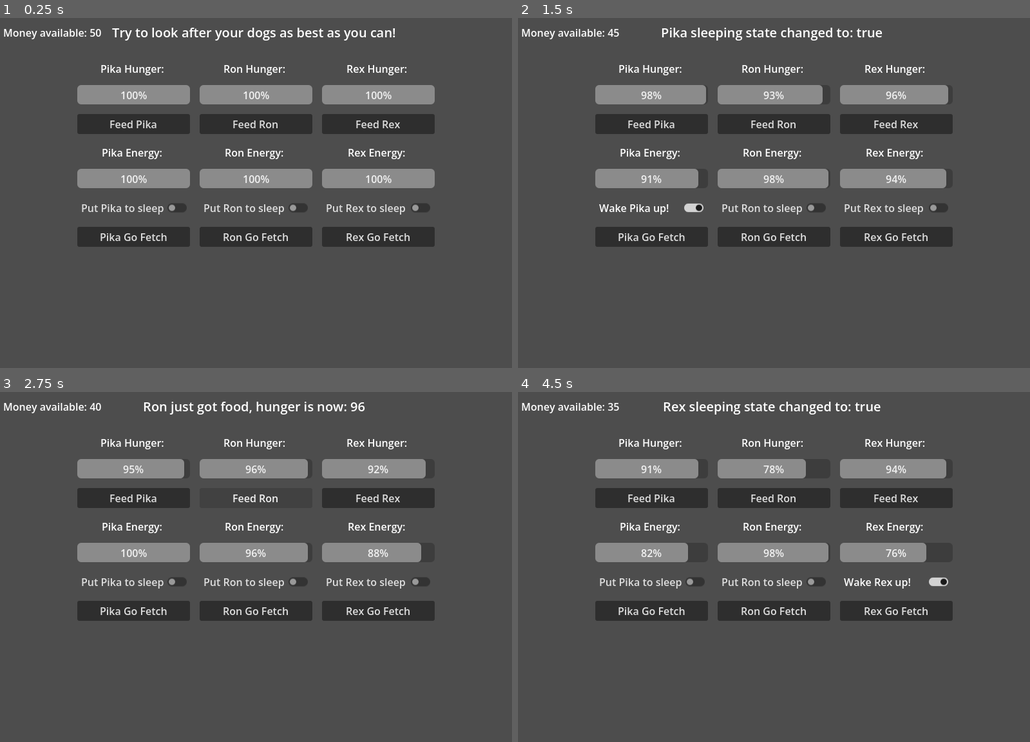
Above: before the commit, frames 1-4 (two rows, left to right).
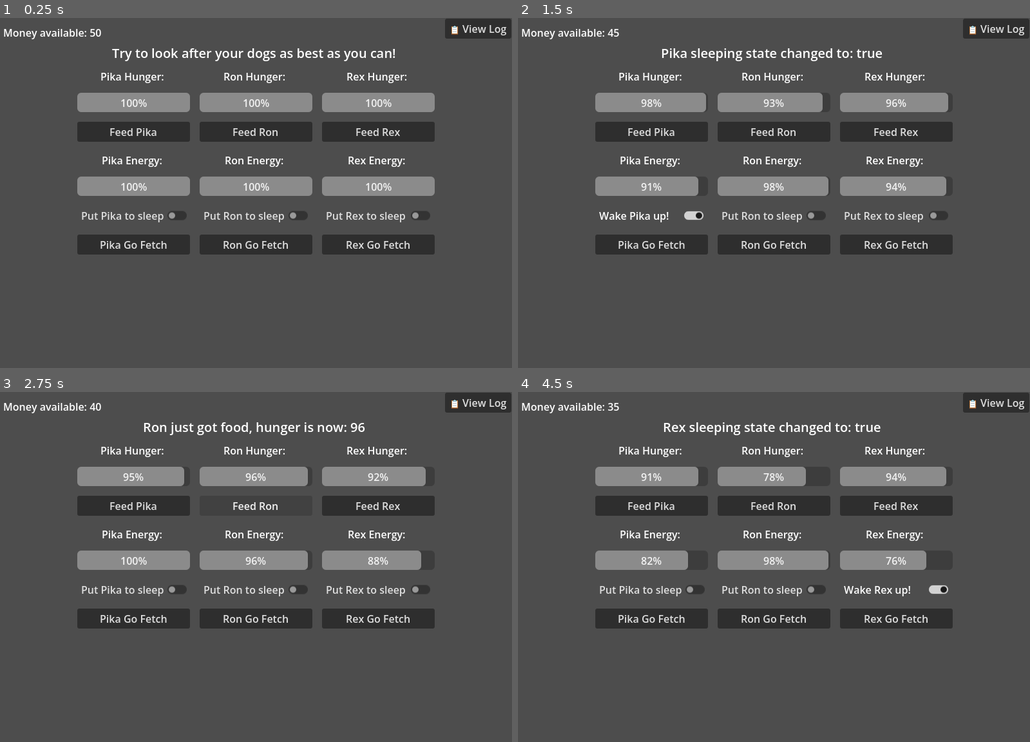
Above: after the commit, the same moments.

Repository: lukaMis/kennel-simulator
Game: Godot game, scene res://scenes/main.tscn
Two runs of this game, one before a commit and one after it. Both use one fixed random seed, a clock stepped at 60 frames per second and the inputs below.
Inputs:
- Up to frame 1 (0.25 s): no input
- Up to frame 2 (1.5 s): click "Feed Pika" at 0.5 s; click "Put Pika to sleep" at 1.25 s
- Up to frame 3 (2.75 s): click "Feed Ron" at 2 s
- Up to frame 4 (4.5 s): click "Put Ron to sleep" at 2.75 s; click "Feed Rex" at 3.5 s; click "Put Rex to sleep" at 4.25 s

The runs differ from the first frame. In frame 1, 18% of the frame differs, in the area x 15-100%, y 0-68%; in frame 2, 17%; in frame 3, 16%; in frame 4, 17%.

Commit message:
persistent-log implemented

Diff:
--- /dev/null
+++ b/scenes/log_viewer.tscn
@@ -0,0 +1,71 @@
+[gd_scene format=3 uid="uid://b3gui258ct5wp"]
+
+[ext_resource type="Script" uid="uid://crhlc4u43d61o" path="res://scripts/log_viewer.gd" id="1_2b6kg"]
+
+[sub_resource type="StyleBoxFlat" id="StyleBoxFlat_2b6kg"]
+bg_color = Color(0, 0, 0, 1)
+
+[node name="LogViewer" type="Control" unique_id=873212913]
+layout_mode = 3
+anchors_preset = 8
+anchor_left = 0.5
+anchor_top = 0.5
+anchor_right = 0.5
+anchor_bottom = 0.5
+grow_horizontal = 2
+grow_vertical = 2
+script = ExtResource("1_2b6kg")
+
+[node name="ModalPanel" type="PanelContainer" parent="." unique_id=1728552694]
+layout_mode = 1
+anchors_preset = 8
+anchor_left = 0.5
+anchor_top = 0.5
+anchor_right = 0.5
+anchor_bottom = 0.5
+offset_left = -250.0
+offset_top = -231.0
+offset_right = 150.0
+offset_bottom = 231.0
+grow_horizontal = 2
+grow_vertical = 2
+theme_override_styles/panel = SubResource("StyleBoxFlat_2b6kg")
+
+[node name="VBoxContainer" type="VBoxContainer" parent="ModalPanel" unique_id=1486800141]
+custom_minimum_size = Vector2(500, 460)
+layout_mode = 2
+size_flags_horizontal = 4
+size_flags_vertical = 4
+
+[node name="LabelHeader" type="Label" parent="ModalPanel/VBoxContainer" unique_id=1270729981]
+layout_mode = 2
+text = "SYSTEM EVENT LOG"
+horizontal_alignment = 1
+vertical_alignment = 1
+
+[node name="ScrollContainer" type="ScrollContainer" parent="ModalPanel/VBoxContainer" unique_id=1379527628]
+custom_minimum_size = Vector2(400, 400)
+layout_mode = 2
+size_flags_vertical = 3
+
+[node name="LabelContents" type="Label" parent="ModalPanel/VBoxContainer/ScrollContainer" unique_id=198687715]
+custom_minimum_size = Vector2(380, 380)
+layout_mode = 2
+size_flags_horizontal = 6
+autowrap_mode = 2
+
+[node name="ButtonLogClose" type="Button" parent="ModalPanel/VBoxContainer" unique_id=1665570840]
+layout_mode = 2
+size_flags_vertical = 10
+text = "Close"
+
+[node name="ButtonLogOpen" type="Button" parent="." unique_id=1471355034]
+layout_mode = 1
+offset_left = 132.0
+offset_top = 162.0
+offset_right = 243.0
+offset_bottom = 193.0
+text = "📋 View Log"
+
+[connection signal="pressed" from="ModalPanel/VBoxContainer/ButtonLogClose" to="." method="_on_button_log_close_pressed"]
+[connection signal="pressed" from="ButtonLogOpen" to="." method="_on_button_log_open_pressed"]
--- a/scenes/main.tscn
+++ b/scenes/main.tscn
@@ -4,6 +4,7 @@
 [ext_resource type="PackedScene" uid="uid://o2no77sey05" path="res://scenes/dog_ui.tscn" id="2_sugp2"]
 [ext_resource type="PackedScene" uid="uid://bnwrn0w4t3egl" path="res://scenes/cash_ui.tscn" id="3_sugp2"]
 [ext_resource type="PackedScene" uid="uid://cy3ai5s8u0ecj" path="res://scenes/info_bar.tscn" id="4_jyhfs"]
+[ext_resource type="PackedScene" uid="uid://b3gui258ct5wp" path="res://scenes/log_viewer.tscn" id="5_tbgi4"]
 
 [node name="Main" type="Node" unique_id=782063]
 script = ExtResource("1_0wfyh")
@@ -12,9 +13,14 @@
 autostart = true
 
 [node name="HBoxContainer" type="HBoxContainer" parent="." unique_id=740714645]
-offset_top = 64.0
-offset_right = 800.0
-offset_bottom = 664.0
+anchors_preset = 5
+anchor_left = 0.5
+anchor_right = 0.5
+offset_left = -400.0
+offset_top = 76.0
+offset_right = 400.0
+offset_bottom = 676.0
+grow_horizontal = 2
 theme_override_constants/separation = 20
 alignment = 1
 
@@ -37,8 +43,40 @@
 offset_bottom = 36.0
 
 [node name="InfoBar" parent="." unique_id=774993481 instance=ExtResource("4_jyhfs")]
-offset_top = 8.0
-offset_right = 800.0
-offset_bottom = 48.0
+custom_minimum_size = Vector2(800, 30)
+anchors_preset = 5
+anchor_left = 0.5
+anchor_right = 0.5
+offset_left = -400.0
+offset_top = 40.0
+offset_right = 400.0
+offset_bottom = 70.0
+grow_horizontal = 2
+
+[node name="LogViewer" parent="." unique_id=873212913 instance=ExtResource("5_tbgi4")]
+anchors_preset = 15
+anchor_left = 0.0
+anchor_top = 0.0
+anchor_right = 1.0
+anchor_bottom = 1.0
+mouse_filter = 2
+
+[node name="ModalPanel" parent="LogViewer" index="0" unique_id=1728552694]
+offset_right = 250.0
+
+[node name="VBoxContainer" parent="LogViewer/ModalPanel" index="0" unique_id=1486800141]
+theme_override_constants/separation = 10
+
+[node name="ButtonLogOpen" parent="LogViewer" index="1" unique_id=1471355034]
+anchors_preset = 1
+anchor_left = 1.0
+anchor_right = 1.0
+offset_left = -104.0
+offset_top = 1.0
+offset_right = -1.0
+offset_bottom = 32.0
+grow_horizontal = 0
 
 [connection signal="timeout" from="Timer" to="." method="_on_timer_timeout"]
+
+[editable path="LogViewer"]
--- a/scripts/game_constants.gd
+++ b/scripts/game_constants.gd
@@ -14,3 +14,6 @@
 const VERY_HUNGRY_TRESHOLD: int = 25
 const STARTVING_TRESHOLD: int = 0
 const MAX_STAT_VALUE: int = 100
+
+# --- Log Constants ---
+const LOG_FILE_PATH: String = "user://kennel_simulator_log.txt"
--- a/scripts/global_state.gd
+++ b/scripts/global_state.gd
@@ -8,15 +8,23 @@
 # A signal that fires whenever something in game changes, so any UI can update automatically!
 signal game_info_update(new_game_info: String)
 
+func _ready() -> void:
+	# Clear out any logs from a previous play session by opening with WRITE mode
+	var file = FileAccess.open(GameConstants.LOG_FILE_PATH, FileAccess.WRITE)
+	if file:
+		file.store_line("=== Simulation Session Started ===")
+		file.close()
+	pass
+
 func try_spend_money(spend_amount:int):
 	if cash >= spend_amount:
 		cash -= spend_amount
 		# Notify the world that cash changed!
 		cash_changed.emit(cash)
 		print("GlobalState.cash: ", cash)
-		game_info_change("GlobalState.cash: " + str(cash))
+		#game_info_change("GlobalState.cash: " + str(cash))
+		game_info_change("Spent $" + str(spend_amount) + ". Wallet: $" + str(cash))
 		return true
-
 	print("GlobalState: Not enough cash!")
 	game_info_change("GlobalState: Not enough cash!")
 	return false
@@ -25,10 +33,28 @@
 	cash += amount
 	cash_changed.emit(cash)
 	print("GlobalState: Earned $", amount, ". Total: $", cash)
-	game_info_change("GlobalState: Earned: " + str(amount) + " Total: " + str(cash))
+	game_info_change("Earned $" + str(amount) + ". Wallet: $" + str(cash))
 	pass
 
-func game_info_change(new_game_info: String):
+func game_info_change(new_game_info: String) -> void:
 	game_info = new_game_info
 	game_info_update.emit(game_info)
+	# Execute the disk save automatically!
+	_append_log_to_file(new_game_info)
 	pass
+
+func _append_log_to_file(message: String) -> void:
+	# 1. Grab system time dictionary
+	var time = Time.get_time_dict_from_system()
+
+	# 2. Format a string like: [20:15:32]
+	var timestamp = "[%02d:%02d:%02d] " % [time.hour, time.minute, time.second]
+	var log_line = timestamp + message
+
+	# FIX: Use READ_WRITE because Godot 4 dropped the APPEND flag
+	var file = FileAccess.open(GameConstants.LOG_FILE_PATH, FileAccess.READ_WRITE)
+	if file:
+		file.seek_end() # CRITICAL: Move the typing cursor to the very bottom of the file!
+		file.store_line(log_line)
+		file.close()
+	pass
--- /dev/null
+++ b/scripts/log_viewer.gd
@@ -0,0 +1,53 @@
+extends Control
+
+@onready var modal_panel: PanelContainer = $ModalPanel
+@onready var label_contents: Label = $ModalPanel/VBoxContainer/ScrollContainer/LabelContents
+@onready var button_log_open: Button = $ButtonLogOpen
+@onready var scroll_container: ScrollContainer = $ModalPanel/VBoxContainer/ScrollContainer
+
+func _ready() -> void:
+	# Guarantee it starts hidden
+	modal_panel.hide()
+	# 1. Connect to the global signal the second this node enters the game world!
+	GlobalState.game_info_update.connect(_on_global_info_update)
+	pass
+
+# NEW: This runs automatically every time GlobalState.game_info_change() is called anywhere
+func _on_global_info_update(_new_info: String) -> void:
+	# CRITICAL CHECK: Only read from the disk if the player is actively looking at the modal!
+	if modal_panel.visible:
+		_refresh_log_text()
+		_scroll_to_bottom() # Snap downwards when a brand new line updates!
+	pass
+
+# Connected from ButtonLogOpen's pressed() signal
+func _on_button_log_open_pressed() -> void:
+	_refresh_log_text() # Load the text right before showing it
+	modal_panel.show()
+	button_log_open.hide()
+	_scroll_to_bottom() # Scroll to the bottom immediately when opened!
+	pass
+
+func _on_button_log_close_pressed() -> void:
+	modal_panel.hide()
+	button_log_open.show()
+	pass
+
+# NEW: We isolated the file-reading logic into its own reusable helper function
+func _refresh_log_text() -> void:
+	if FileAccess.file_exists(GameConstants.LOG_FILE_PATH):
+		var file = FileAccess.open(GameConstants.LOG_FILE_PATH, FileAccess.READ)
+		if file:
+			label_contents.text = file.get_as_text()
+			file.close()
+	else:
+		label_contents.text = "No log entry file found on disk."
+	pass
+
+# NEW: The asynchronous scrolling machine
+func _scroll_to_bottom() -> void:
+	# CRITICAL: Wait exactly 1 frame so Godot can process the text block resize!
+	await get_tree().process_frame
+	# Fetch the dynamic maximum height of the vertical scrollbar and jump to it
+	scroll_container.scroll_vertical = scroll_container.get_v_scroll_bar().max_value
+	pass
Not shown, added: scripts/log_viewer.gd.uid
